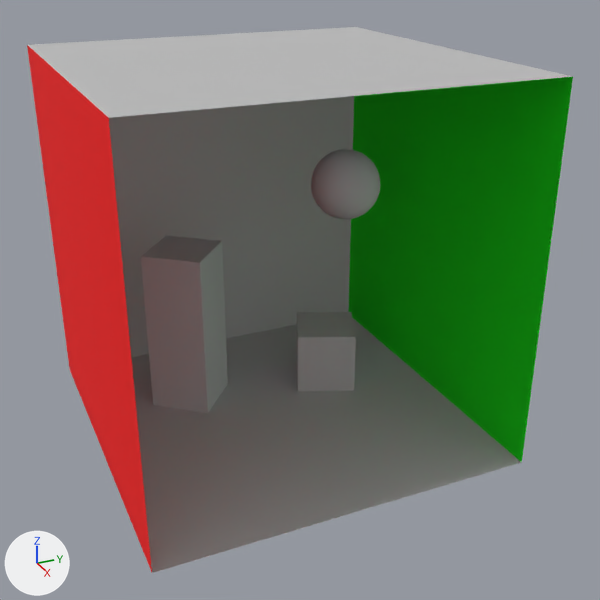
Renders of the OBJ model meshes/cornellBall.obj from each side of a commit.
Camera for both pictures: a camera (50 mm lens) standing at (20.56, -8.38, 14.08) and looking at (0.82, 0.5, 4.21). Arrows for +X, +Y and +Z are at lower left; the lights stay in place. Where no turn or scale is listed for an object, it has been applied to the vertices. Vertices at the same position are counted once.

In view in the first picture: 'cornellBall'.
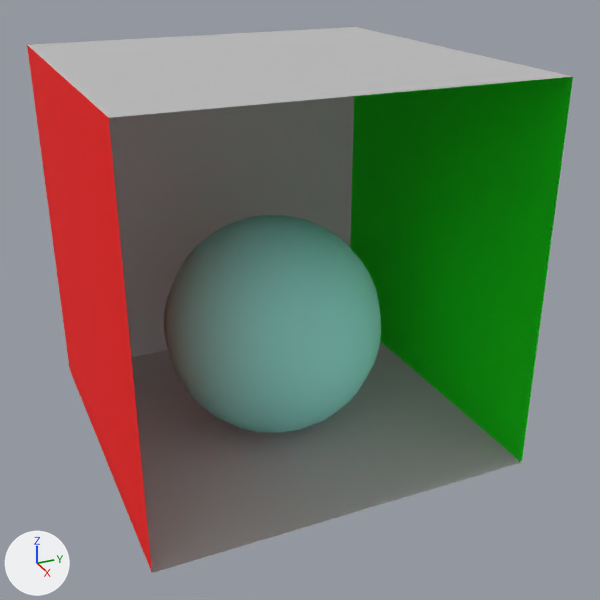
Patch to the scene script:
```diff
--- a/meshes/cornellBall.obj.py
+++ b/meshes/cornellBall.obj.py
@@ mat_dragon_wire_087224198 @@
+mat_dragon_wire_087224198 = principled_material('dragon:wire_087224198')
+mat_dragon_wire_087224198.base_color = (0.34, 0.88, 0.78)  # cyan #9ef1e5
+mat_dragon_wire_087224198.roughness = 0.821
@@ mat_lambert4sg @@
+mat_lambert4sg = principled_material('lambert4SG')
+mat_lambert4sg.base_color = (1.0, 1.0, 1.0)  # white #ffffff
+mat_lambert4sg.metallic = 1.0
+mat_lambert4sg.roughness = 1.0
@@ me_cornellball @@
 me_cornellball.from_pydata(...)  # 406 vertices, 794 faces; spans x -5.34..5.34, y -5.34..5.34, z 0.14..10.82
 # used by ob_cornellball; location = (0.0, 0.0, 0.0)
+# me_cornellball part 1: a new loose piece, a UV sphere (20 segments, 20 rings, poles along z) spanning x -3.21..3.21, y -3.21..3.21, z -0.01..6.4, in mat_dragon_wire_087224198 (cyan #9ef1e5)
+# me_cornellball part 2: the loose piece of 382 vertices spanning x -1.0..1.0, y 1.31..3.31, z 6.18..8.18 is deleted
+# me_cornellball part 3: the loose piece of 8 vertices spanning x -3.36..-0.77, y -3.34..-0.75, z 0.14..5.18 is deleted
+# me_cornellball part 4: the loose piece of 8 vertices spanning x -2.52..-0.12, y 1.17..3.57, z 0.14..2.1 is deleted
 me_cornellball.materials.append(mat_initialshadinggroup)
@@ me_cornellball @@
 me_cornellball.materials.append(mat_lambert2sg)
+me_cornellball.materials.append(mat_lambert4sg)  # white #ffffff
+me_cornellball.materials.append(mat_dragon_wire_087224198)  # cyan #9ef1e5
```

Changed parts and their boxes [x1, y1, x2, y2] in the pictures (600 x 600 px):
part 1 of me_cornellball, added (cyan): after [164, 215, 381, 433]
part 2 of me_cornellball, deleted: before [311, 149, 380, 220]
part 3 of me_cornellball, deleted: before [141, 235, 228, 413]
part 4 of me_cornellball, deleted: before [297, 312, 356, 391]
